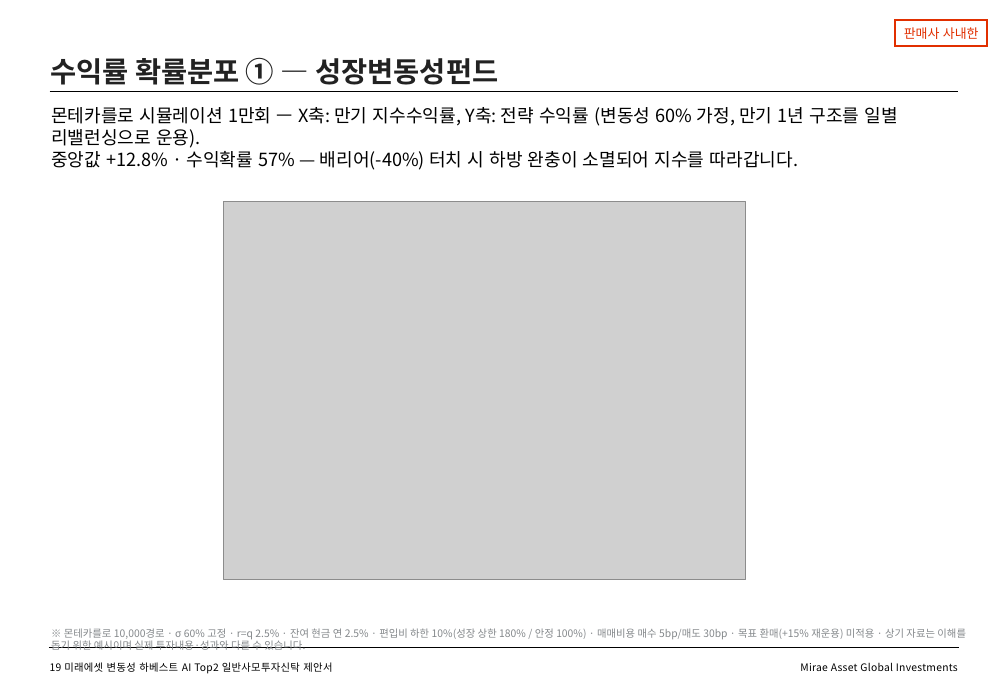
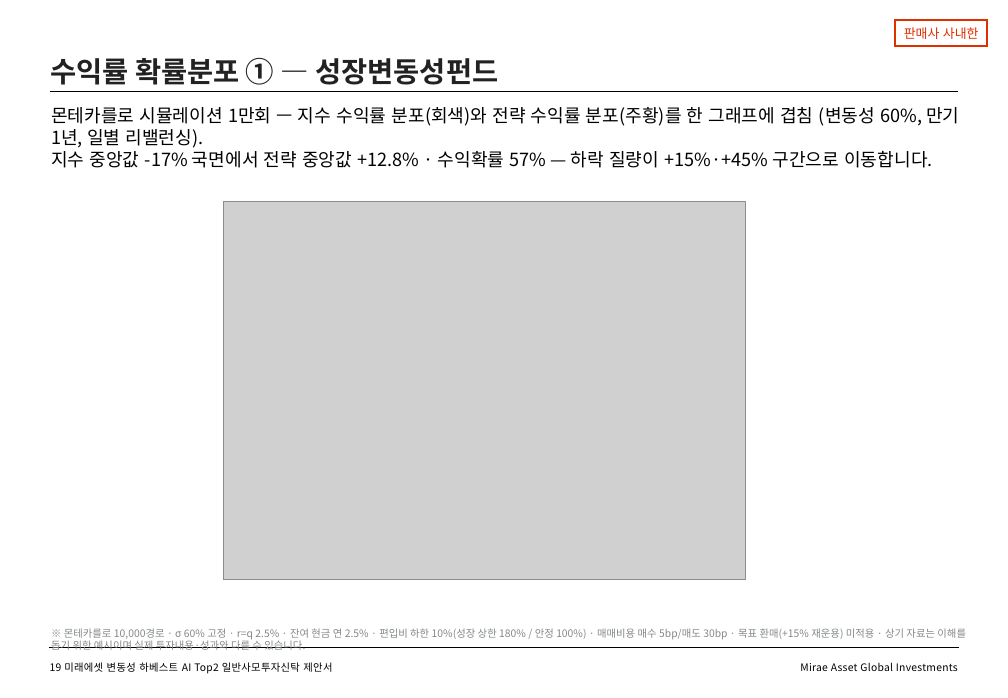
Before and after one commit to gamer383-bit/Volatility-Fund, a slide deck: slide 20 of 제안서/변동성하베스트_AITop2_제안서_v2_20260727.pptx. Drawn at 1008x698 pixels with LibreOffice and Linux fonts; fonts in the diff are those of the drawing; grey boxes stand for pictures. Boxes give left, top, right and bottom in pixels: in the first picture for what was removed or moved away, otherwise in the second. Text is boxed around its words. In the diff, an @@ line names an element or a change of style, - is before the commit and + after.

```diff
--- a/제안서/변동성하베스트_AITop2_제안서_v2_20260727.pptx
+++ b/제안서/변동성하베스트_AITop2_제안서_v2_20260727.pptx
@@ text at (51,107,959,168): text changed @@
-몬테카를로 시뮬레이션 1만회 — X축: 만기 지수수익률, Y축: 전략 수익률 (변동성 60% 가정, 만기 1년 구조를 일별 리밸런싱으로 운용).
-중앙값 +12.8% · 수익확률 57% — 배리어(-40%) 터치 시 하방 완충이 소멸되어 지수를 따라갑니다.
+몬테카를로 시뮬레이션 1만회 — 지수 수익률 분포(회색)와 전략 수익률 분포(주황)를 한 그래프에 겹침 (변동성 60%, 만기 1년, 일별 리밸런싱).
+지수 중앙값 -17% 국면에서 전략 중앙값 +12.8% · 수익확률 57% — 하락 질량이 +15%·+45% 구간으로 이동합니다.
```
Also in this commit, not shown: 1 other slide changed, 3 other files.
